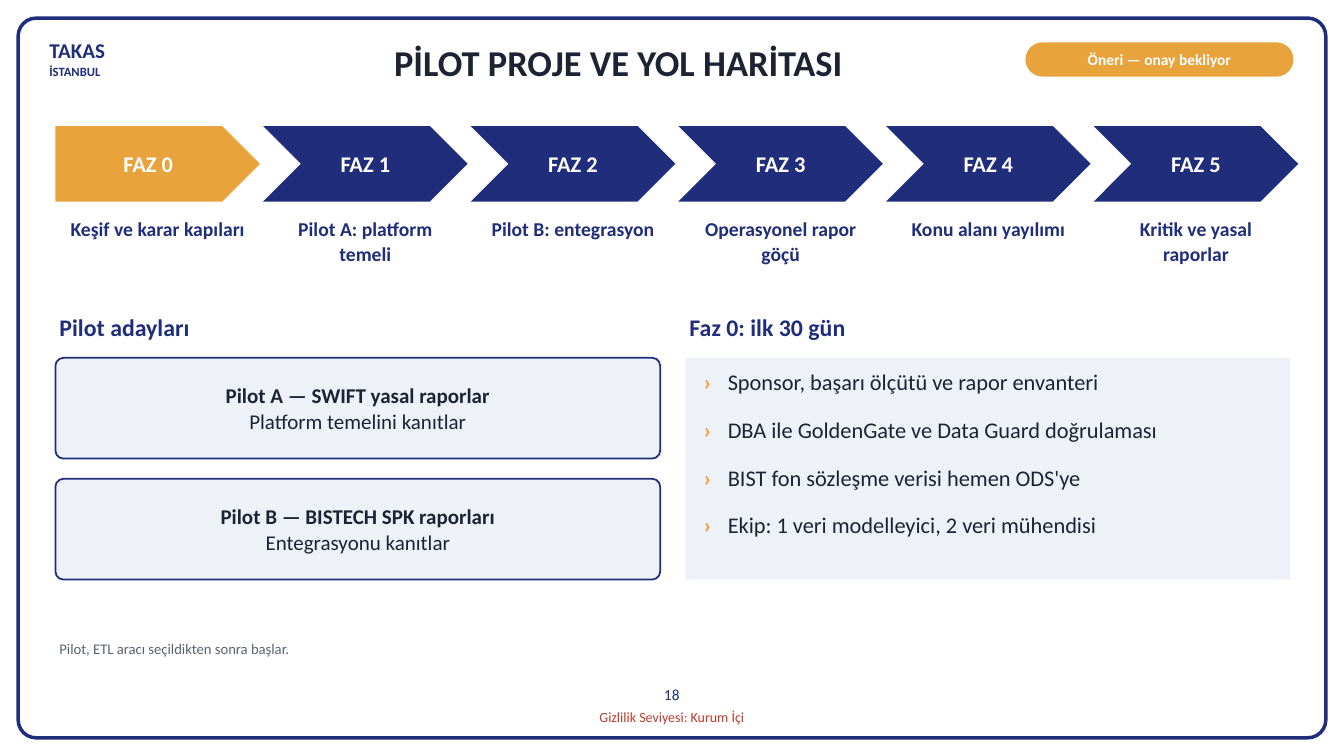
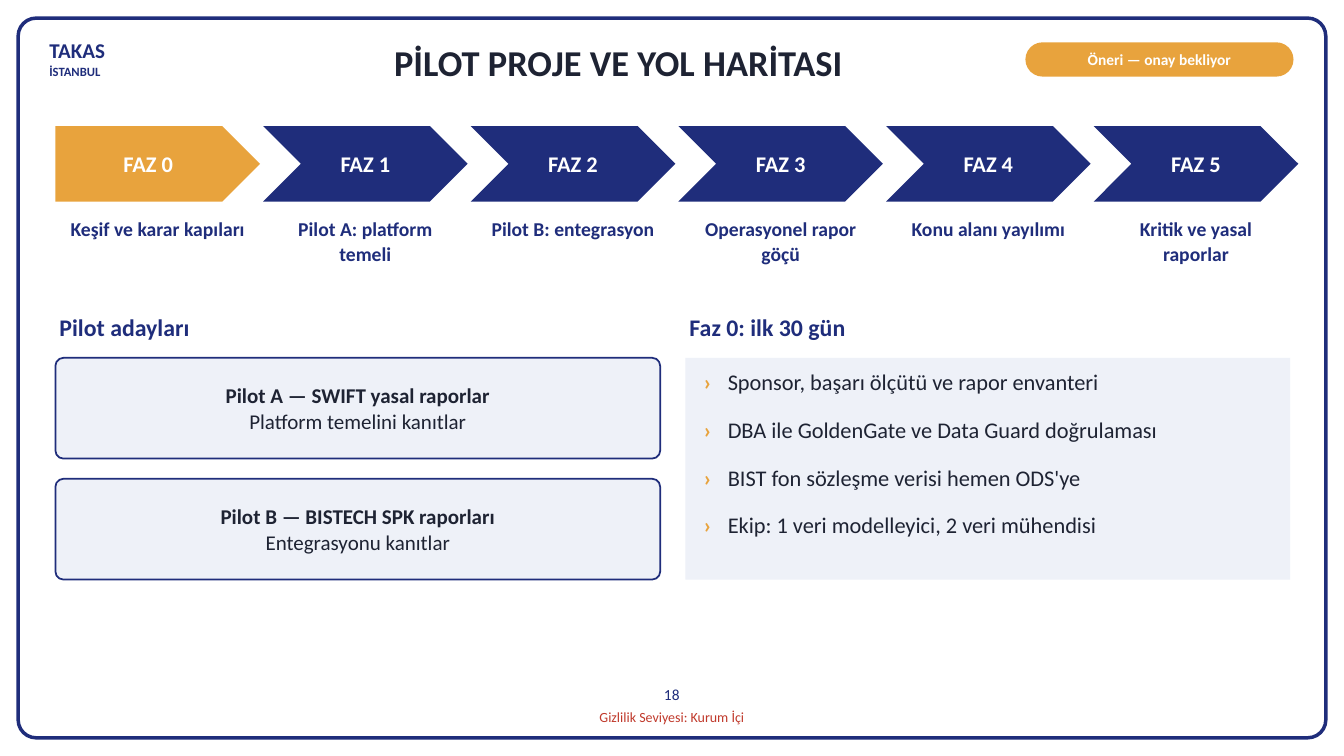
Before and after one commit to hanifidemirel0/Cursor-Projects, a slide deck: slide 22 of outputs/dwh-sunum-kasim-2026/5 - DWHSunum_Kasim2026.pptx. Drawn at 1344x756 pixels with LibreOffice and Linux fonts; fonts in the diff are those of the drawing. Boxes give left, top, right and bottom in pixels: in the first picture for what was removed or moved away, otherwise in the second. Text is boxed around its words. In the diff, an @@ line names an element or a change of style, - is before the commit and + after.

```diff
--- a/outputs/dwh-sunum-kasim-2026/5 - DWHSunum_Kasim2026.pptx
+++ b/outputs/dwh-sunum-kasim-2026/5 - DWHSunum_Kasim2026.pptx
@@ text removed at (x1=59, y1=644, x2=289, y2=657) @@
-Pilot, ETL aracı seçildikten sonra başlar.
```
Also in this commit, not shown: 2 other files.
